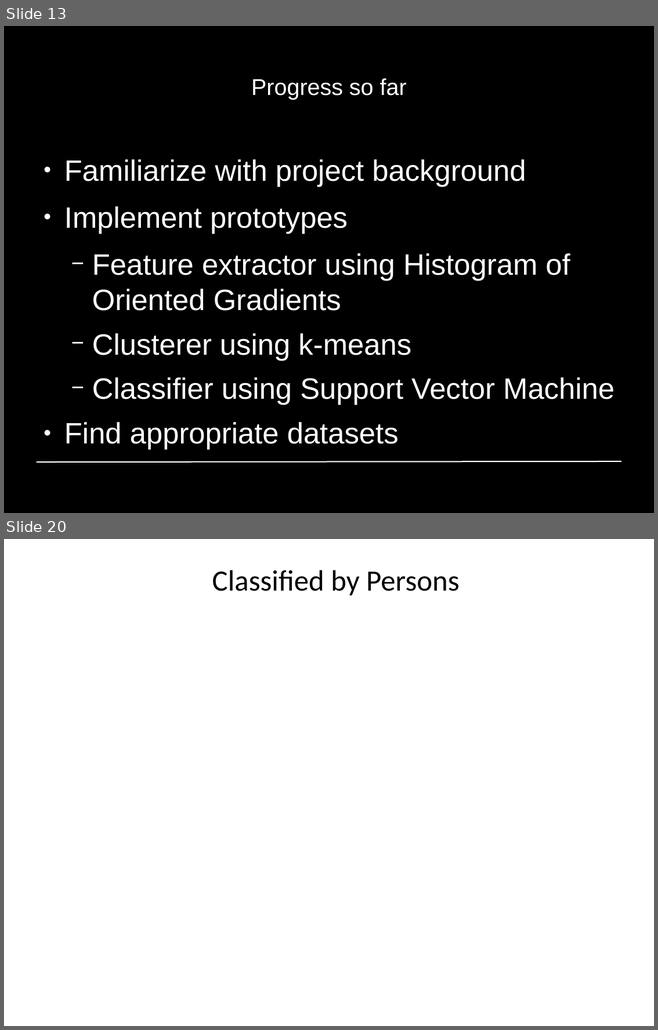
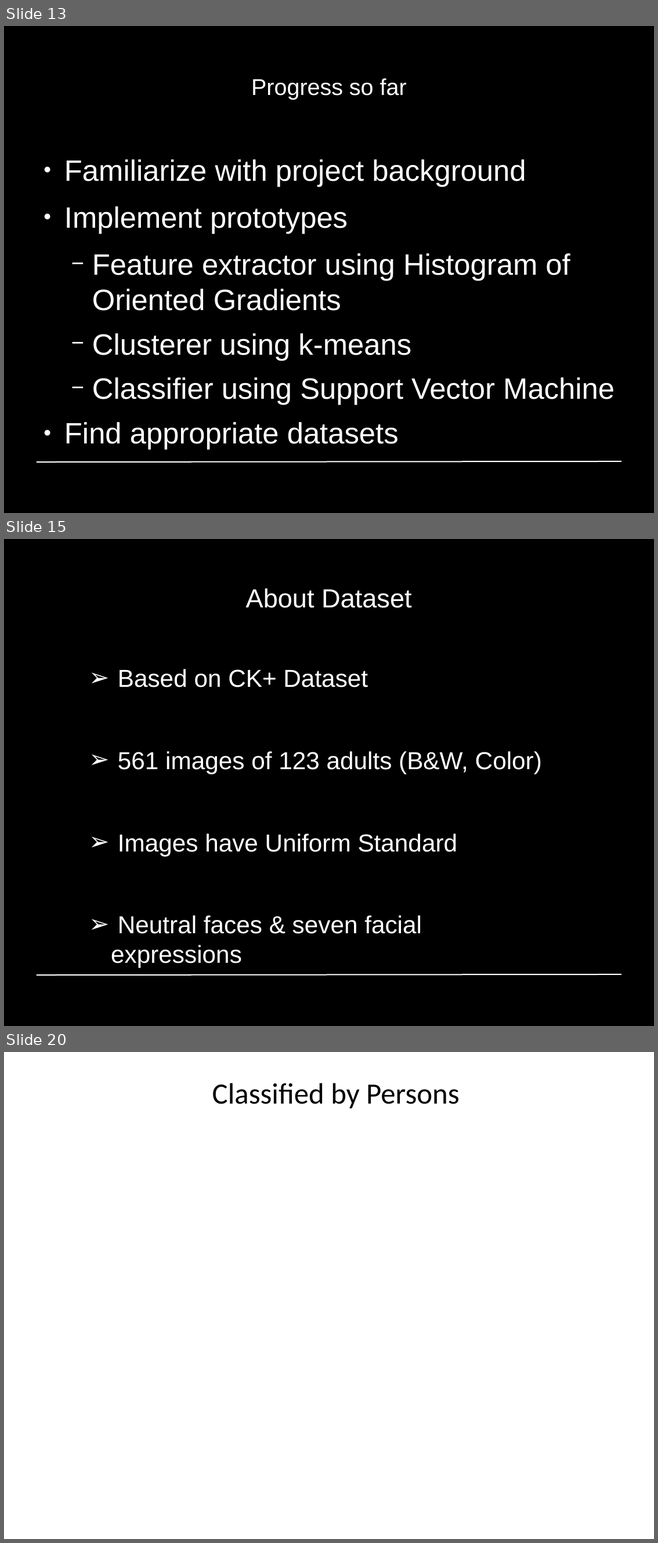
Before and after one commit to GiannisPapadopoulos/DiscriminativePatches, a slide deck: presentations/period1/MAI_Project1_Group4.odp. Shown one above the other, each under a label of ours: slides 13 and 20 before the commit, slides 13, 15 and 20 after it; the slides between them are not shown. The pictures are 658x1030 and 658x1543 pixels, drawn with LibreOffice and Linux fonts; fonts in the diff are those of the drawing; background and template pictures are left out. Boxes give left, top, right and bottom in pixels: in the first picture for what was removed or moved away, otherwise in the second. Text is boxed around its words. In the diff, an @@ line names an element or a change of style, - is before the commit and + after.

```diff
--- a/presentations/period1/MAI_Project1_Group4.odp
+++ b/presentations/period1/MAI_Project1_Group4.odp
@@ slide 15 added at [4,539,654,1026], background #000000; not listed: 1 template element that a slide beside it also shows @@
@@ title added at [246,588,412,608], 32 pt, text #FFFFFF @@
+About Dataset
@@ text added at [118,669,542,934], 30 pt, text #FFFFFF @@
+➢ Based on CK+ Dataset
+➢ 561 images of 123 adults (B&W, Color)
+➢ Images have Uniform Standard
+➢ Neutral faces & seven facial expressions
```
Also in this commit, not shown: 2 slides changed, 2 other slides added, 3 slides removed.
